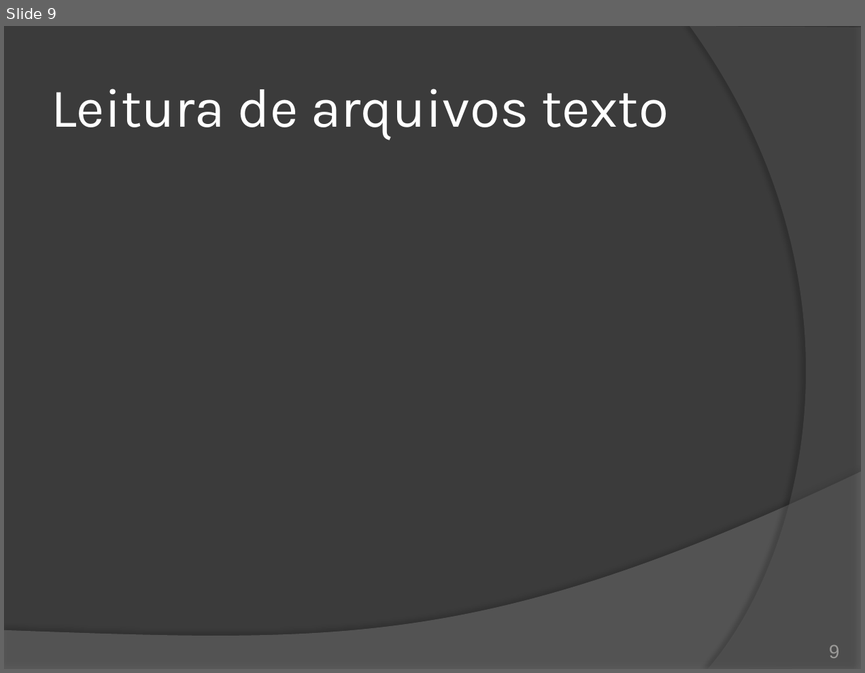
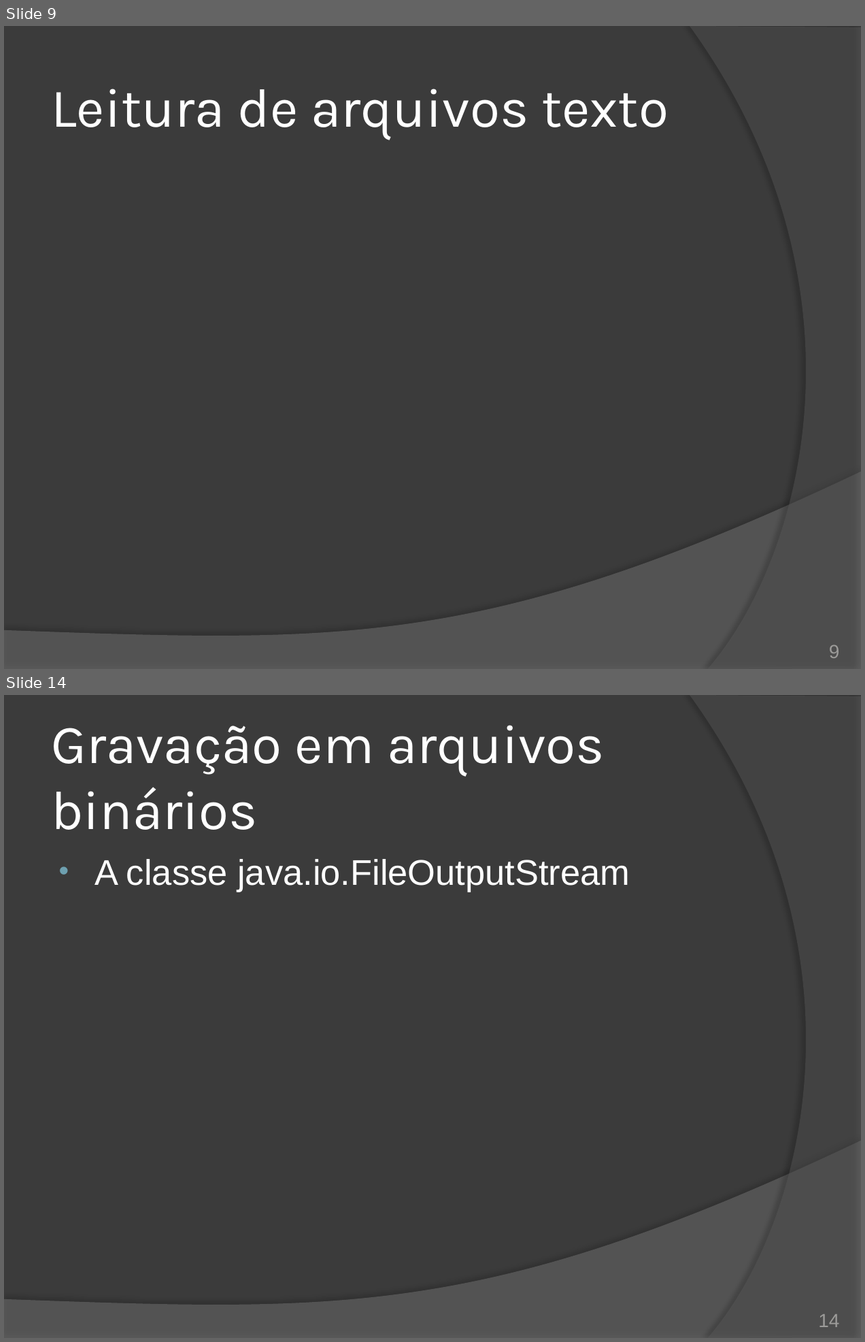
Before and after one commit to duchesqui/slzvieira-training, a slide deck: 2-Java-Programmer-Modulo-II/16.Capitulo10.pptx. Shown one above the other, each under a label of ours: slide 9 before the commit, slides 9 and 14 after it; the slides between them are not shown. The pictures are 865x673 and 865x1342 pixels, drawn with LibreOffice and Linux fonts; fonts in the diff are those of the drawing. Boxes give left, top, right and bottom in pixels: in the first picture for what was removed or moved away, otherwise in the second. Text is boxed around its words. In the diff, an @@ line names an element or a change of style, - is before the commit and + after.

Commit message:
Capítulo 10: Java I/O - Organização de tópicos.

```diff
--- a/2-Java-Programmer-Modulo-II/16.Capitulo10.pptx
+++ b/2-Java-Programmer-Modulo-II/16.Capitulo10.pptx
@@ slide 14 added at [4, 695, 861, 1338], background #3B3B3B; not listed: 2 template elements that a slide beside it also shows @@
@@ title added at [51, 725, 604, 830], 46 pt, text #FFFFFF @@
+Gravação em arquivos binários
@@ text added at [94, 859, 630, 892], 30 pt, text #FFFFFF @@
+• A classe java.io.FileOutputStream
@@ page number added at [818, 1314, 839, 1327], 16 pt, text #9D9B9A @@
+14
```
Also in this commit, not shown: 1 slide changed, 16 other slides added, 9 slides removed.
